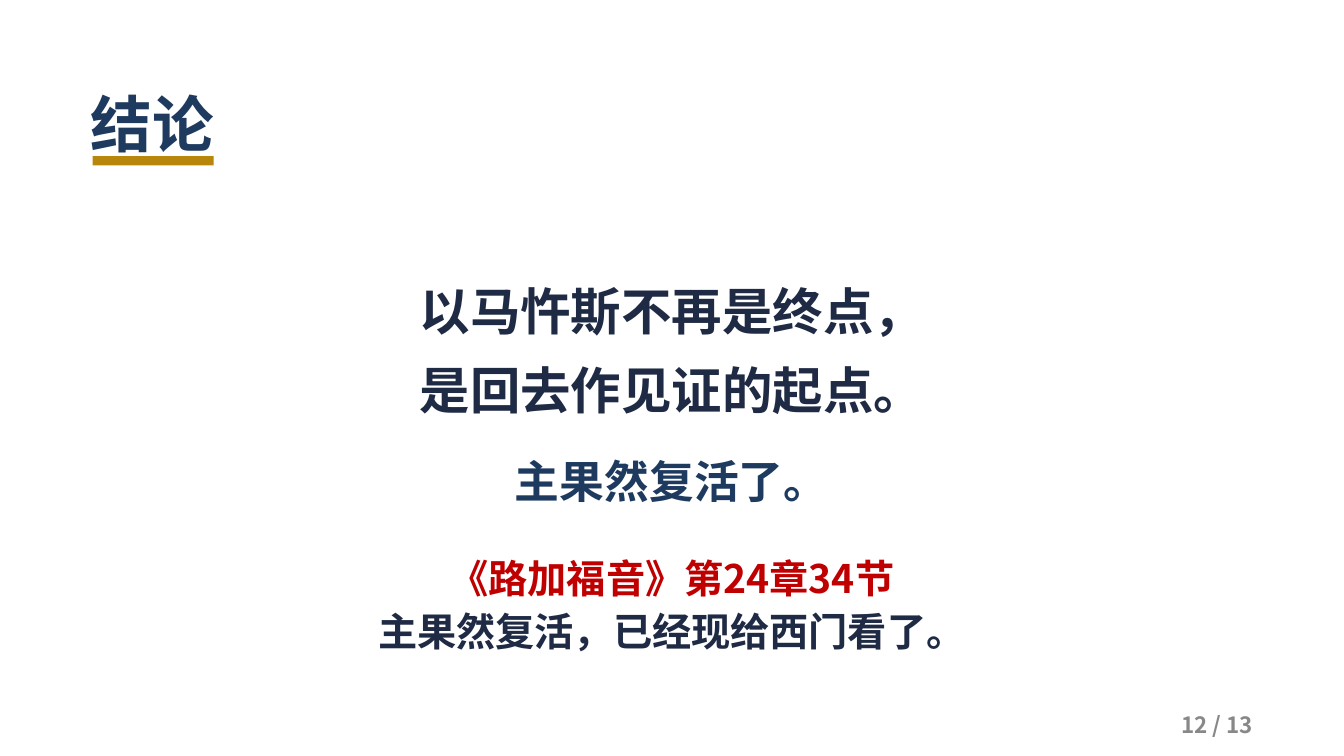
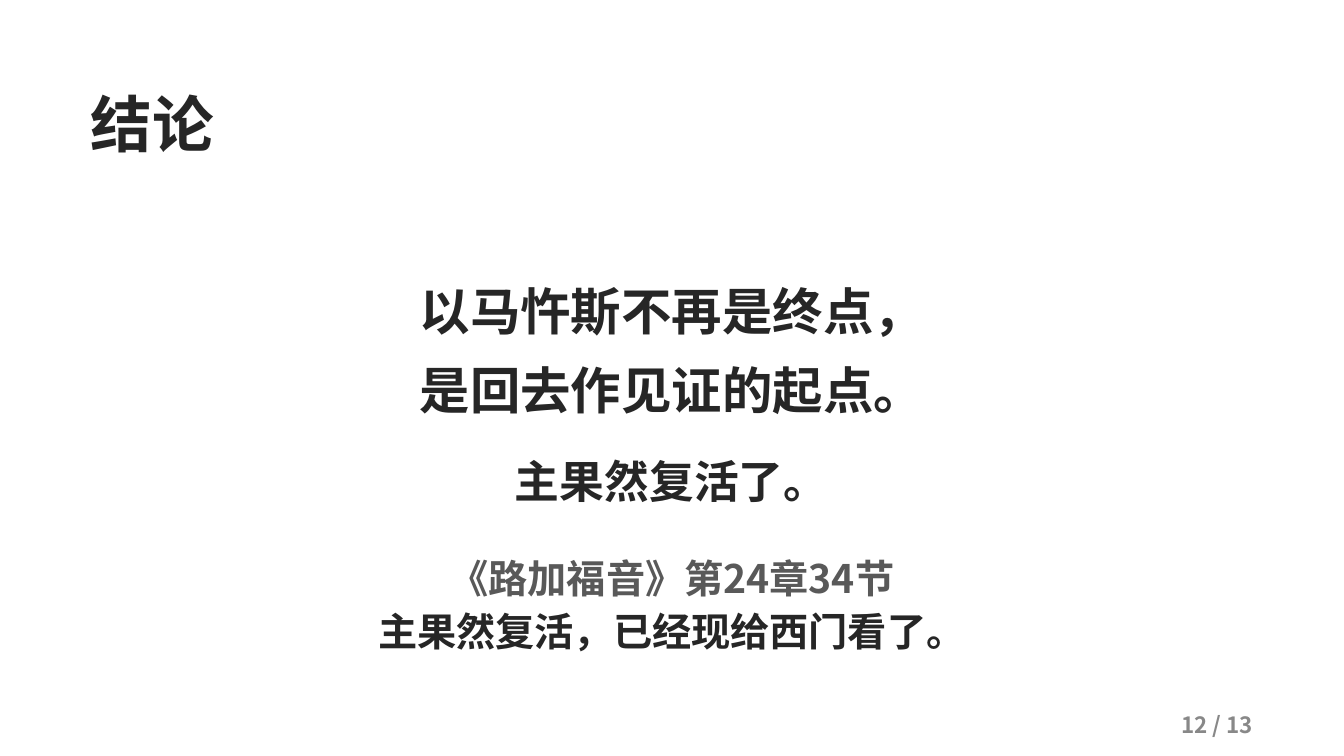
Before and after one commit to kaylechou/propresenter-lyric-tool, a slide deck: slide 12 of docs/从灰心到见证.pptx. Drawn at 1344x756 pixels with LibreOffice and Linux fonts; fonts in the diff are those of the drawing; background and template pictures are left out. Boxes give left, top, right and bottom in pixels: in the first picture for what was removed or moved away, otherwise in the second. Text is boxed around its words. In the diff, an @@ line names an element or a change of style, - is before the commit and + after.

Commit message:
更新讲道 PPT《从灰心到见证》v3：微风主题

```diff
--- a/docs/从灰心到见证.pptx
+++ b/docs/从灰心到见证.pptx
@@ text "结论" at (x1=91, y1=94, x2=214, y2=153): text colour #1E3A5F to #262626 @@
@@ rectangle removed at (x1=93, y1=156, x2=214, y2=165) @@
@@ text "以马忤斯不再是终点，" at (x1=420, y1=287, x2=924, y2=414): text colour #1F2A44 to #262626 @@
@@ text "主果然复活了。" at (x1=515, y1=459, x2=829, y2=502): text colour #1E3A5F to #262626 @@
@@ text "《路加福音》第24章34节" at (x1=378, y1=559, x2=965, y2=651): text colour #C00000 to #595959 in "《路加福音》第24章34节"; text colour #1F2A44 to #262626 in "主果然复活，已经现给西门看了。" @@
```
Also in this commit, not shown: 12 other slides changed.
